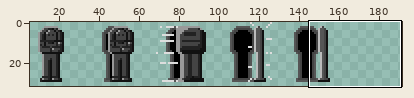
Sprite sheet: Assets/Art/Sprites/Mummy/SpawnPoint Mummy.png. The first picture is a wide view before the edit; the outline marks the close-up.
Close-up. Earlier state:
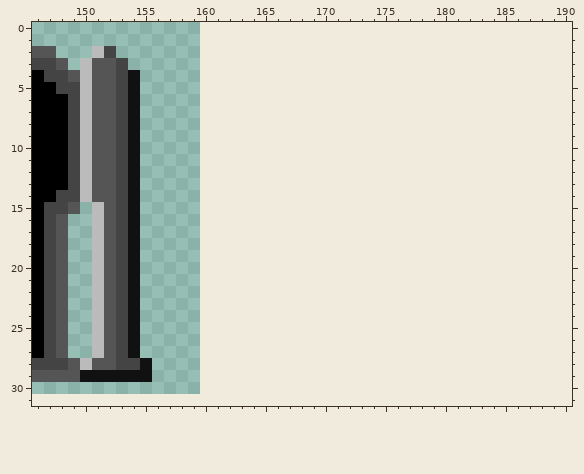
The file is 160x32 pixels. Shown: x 146..190, y 0..31. The old version is drawn lined up with the new one, on the new canvas. The wide view leaves out empty margins. The commit also changed other parts of the picture, which this record leaves out.
Now the later version:
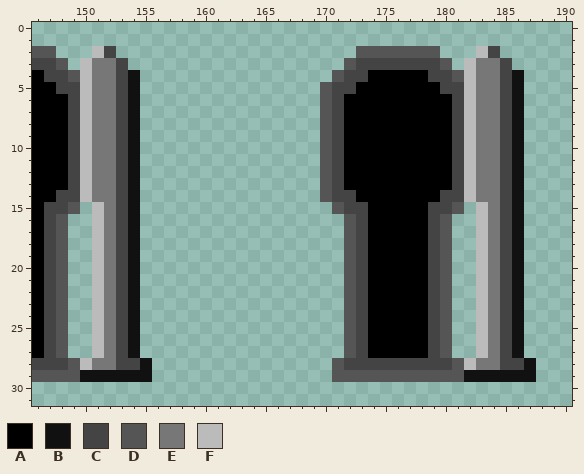
Palette (. is transparent): A #000000  B #111111  C #444444  D #555555  E #777777  F #bbbbbb
Difference:
canvas 160x32 -> 192x32, the old top-left corner now at 0,-1 (the part of the old canvas that was cut away was empty and is not shown)
Changed rows in their new state; - is an unchanged pixel.
first column x 151:
 2 ----------------------DDDDDDD---FC---
 3 EE-------------------DCCCCCCCD-FEEC--
 4 EE------------------DCCAAAAACCDFEECB-
 5 EE-----------------DCCAAAAAAACCFEECB-
 6 EE-----------------DCAAAAAAAAACFEECB-
 7 EE-----------------DCAAAAAAAAACFEECB-
 8 EE-----------------DCAAAAAAAAACFEECB-
 9 EE-----------------DCAAAAAAAAACFEECB-
10 EE-----------------DCAAAAAAAAACFEECB-
11 EE-----------------DCAAAAAAAAACFEECB-
12 EE-----------------DCAAAAAAAAACFEECB-
13 EE-----------------DCAAAAAAAAACFEECB-
14 EE-----------------DCCAAAAAAACCFEECB-
15 -E------------------DCCAAAAACCD-FECB-
16 -E-------------------DCAAAAACD--FECB-
17 -E-------------------DCAAAAACD--FECB-
18 -E-------------------DCAAAAACD--FECB-
19 -E-------------------DCAAAAACD--FECB-
20 -E-------------------DCAAAAACD--FECB-
21 -E-------------------DCAAAAACD--FECB-
22 -E-------------------DCAAAAACD--FECB-
23 -E-------------------DCAAAAACD--FECB-
24 -E-------------------DCAAAAACD--FECB-
25 -E-------------------DCAAAAACD--FECB-
26 -E-------------------DCAAAAACD--FECB-
27 -E-------------------DCAAAAACD--FECB-
28 EE------------------DCCCCCCCCCDFEECCB
29 --------------------DDDDDDDDDDDBBBBBB
